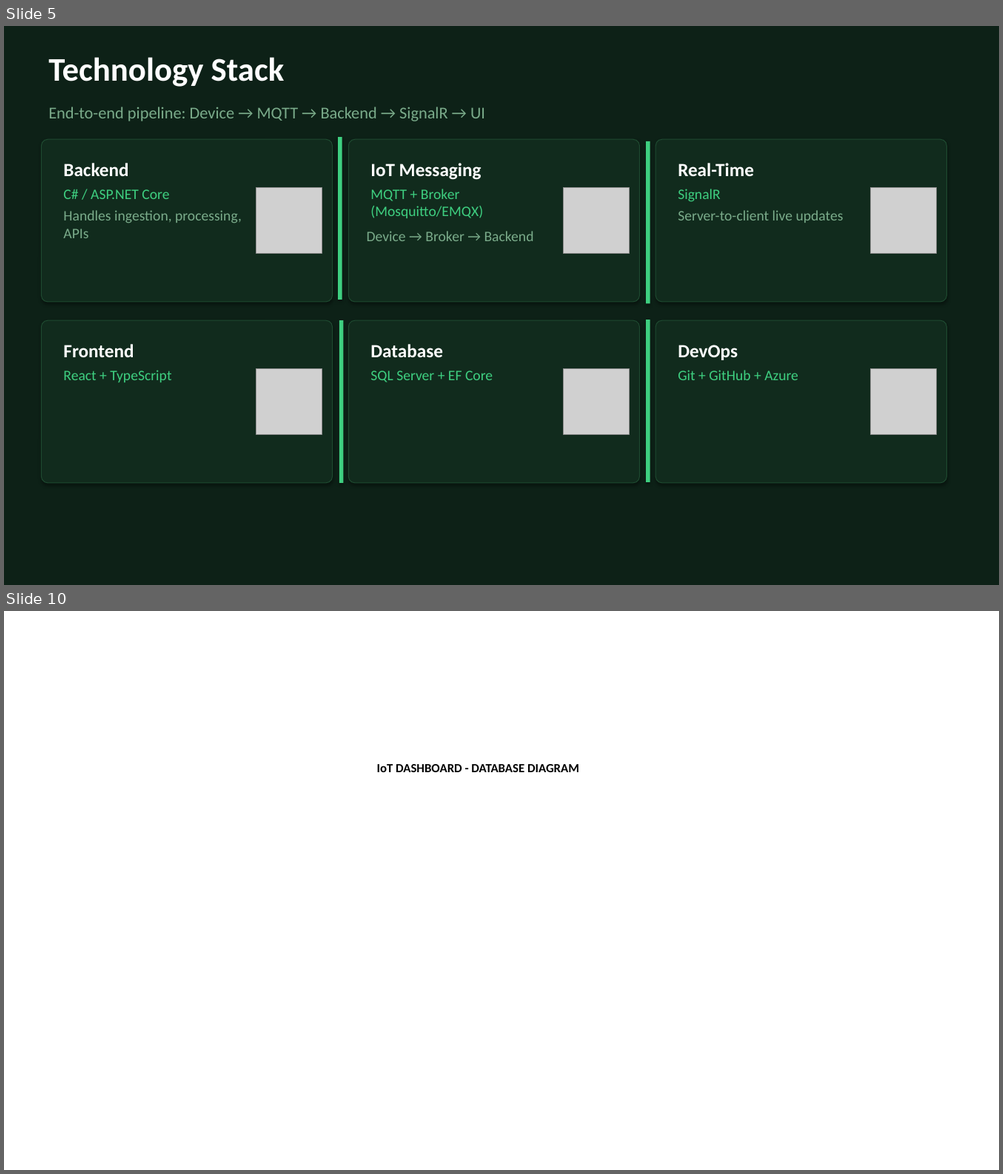
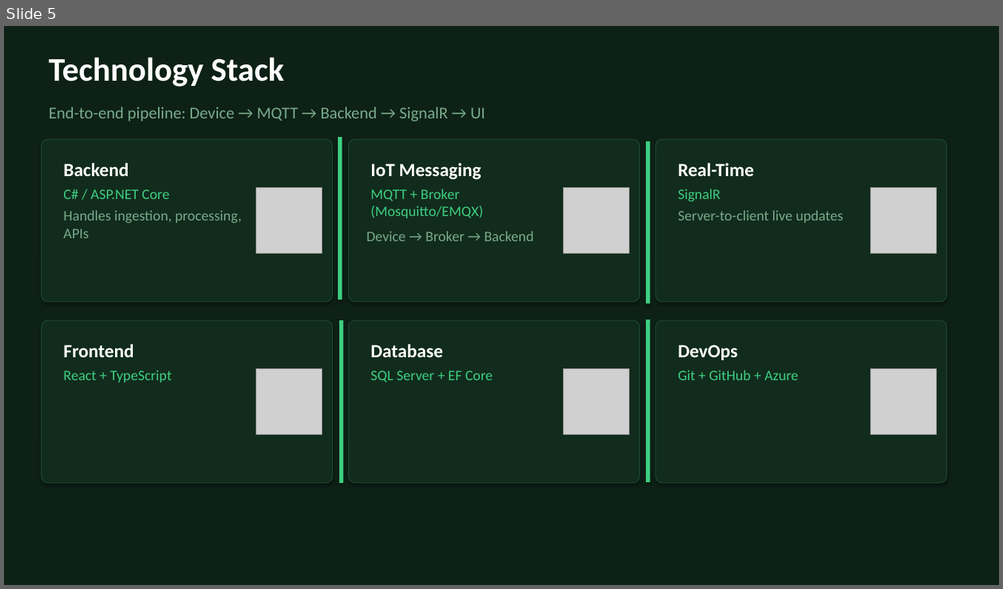
Before and after one commit to TranRTC/capstone_project, a slide deck: Presentation/Capstone Project Presentation.pptx. Shown one above the other, each under a label of ours: slides 5 and 10 before the commit, slide 5 after it; the slides between them are not shown. The pictures are 1003x1174 and 1003x589 pixels, drawn with LibreOffice and Linux fonts; fonts in the diff are those of the drawing; grey boxes stand for pictures. Boxes give left, top, right and bottom in pixels: in the first picture for what was removed or moved away, otherwise in the second. Text is boxed around its words. In the diff, an @@ line names an element or a change of style, - is before the commit and + after.

```diff
--- a/Presentation/Capstone Project Presentation.pptx
+++ b/Presentation/Capstone Project Presentation.pptx
@@ slide 10 removed at (4,611,999,1170), background #FFFFFF @@
@@ text removed at (377,764,579,772) @@
-IoT DASHBOARD - DATABASE DIAGRAM
```
Also in this commit, not shown: 10 slides changed, 1 slide added, 6 other slides removed.
